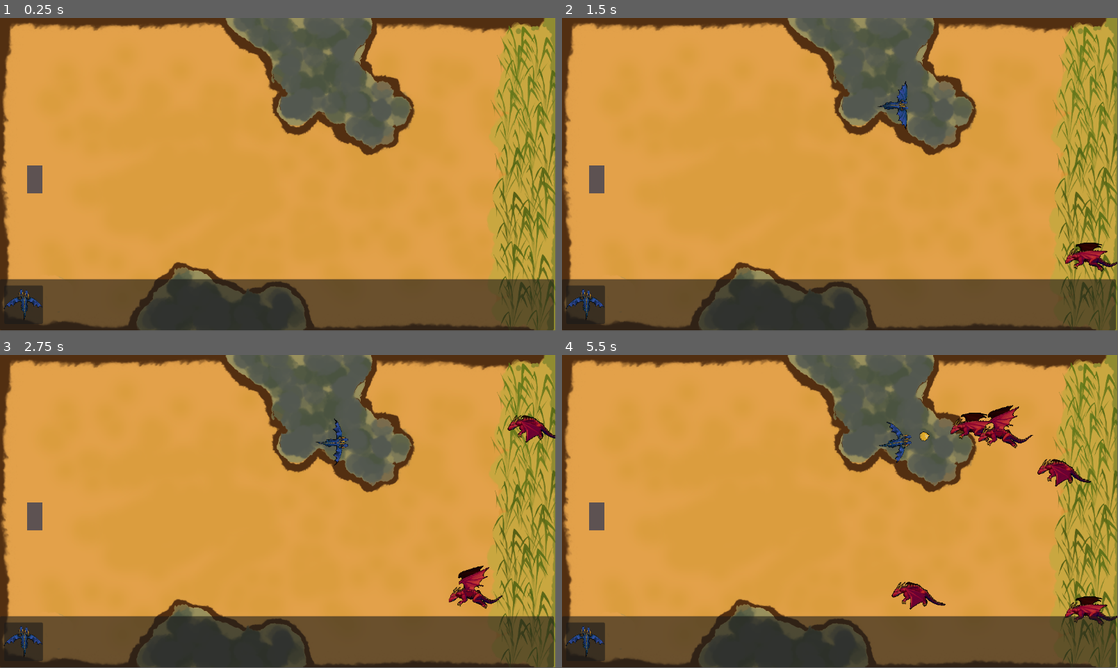
Above: before the commit, frames 1-4 (two rows, left to right).
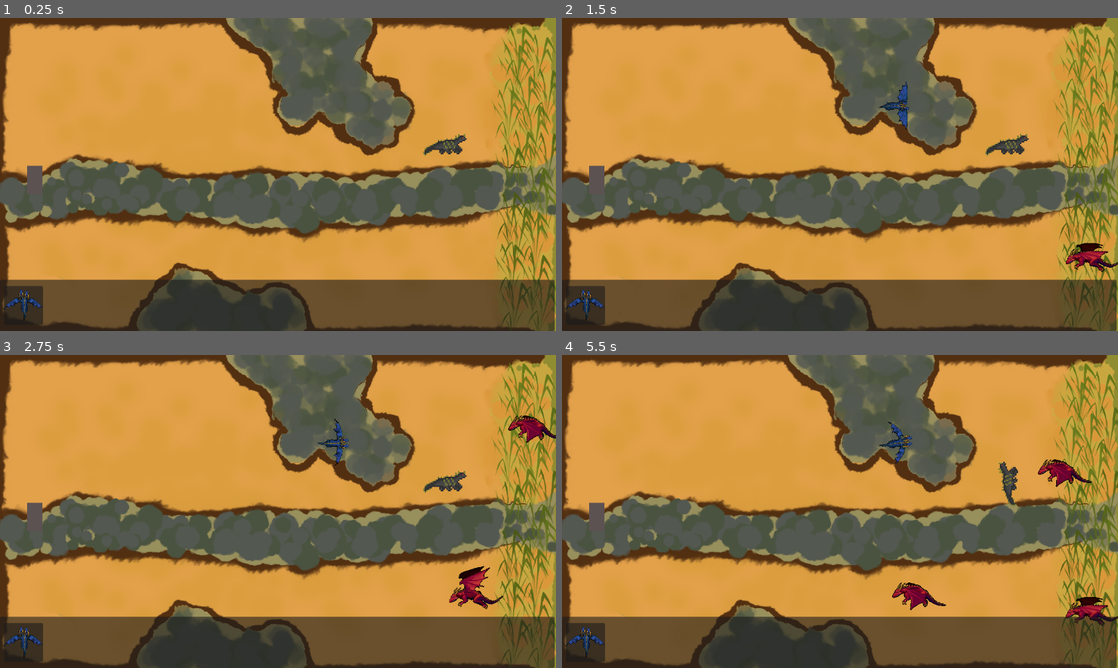
Above: after the commit, the same moments.

Repository: Adam-git655/GMTKGAMEJAM
Game: Godot game, scene res://main.tscn
The game is run twice, just before and just after one commit, with the same random seed, the same clock (stepped at 60 frames per second) and the same inputs.
Inputs (mouse positions are in pixels of both pictures, inside the frame that each line leads up to):
- Up to frame 1 (0.25 s): no input
- Up to frame 2 (1.5 s): tap Enter at 0.5 s; drag from (584, 305) to (895, 105) at 0.52 s; drag from (728, 190) to (895, 105) at 1.27 s
- Up to frame 3 (2.75 s): move the mouse to (333, 442) at 2.02 s; click (333, 442) at 2.17 s
- Up to frame 4 (5.5 s): drag from (812, 574) to (673, 464) at 2.77 s; move the mouse to (1006, 558) at 3.52 s; click (1006, 558) at 3.67 s; drag from (673, 464) to (895, 442) at 4.27 s; move the mouse to (867, 511) at 5.02 s; click (867, 511) at 5.17 s
The window is 799x449 before the commit and 800x450 after it. Grey fills any space a smaller window leaves; there, only what the larger window draws over its background counts as a difference.

The runs differ from the first frame. In frame 1, 22% of the frame differs, in the area x 0-100%, y 0-100%; in frame 2, 22%; in frame 3, 23%; in frame 4, 24%.

Commit message:
Changed Background again and added komoo dragon to the game which slashes at enemies

Diff:
--- a/blue_dragon_scale.tscn
+++ b/blue_dragon_scale.tscn
@@ -1,7 +1,7 @@
 [gd_scene load_steps=5 format=3 uid="uid://io78lkc7lsdi"]
 
 [ext_resource type="Script" path="res://blue_dragon_scale.gd" id="1_hihth"]
-[ext_resource type="Texture2D" uid="uid://bnux0463yu0f2" path="res://blue_dragon_scale.png" id="1_v5s86"]
+[ext_resource type="Texture2D" uid="uid://bnux0463yu0f2" path="res://flying_dragon-1.1/blue_dragon_scale.png" id="2_okfjm"]
 
 [sub_resource type="RectangleShape2D" id="RectangleShape2D_h3lsq"]
 
@@ -13,7 +13,7 @@
 
 [node name="BlueDragonScale" type="Sprite2D" parent="."]
 rotation = -1.5708
-texture = ExtResource("1_v5s86")
+texture = ExtResource("2_okfjm")
 
 [node name="CollisionShape2D" type="CollisionShape2D" parent="."]
 shape = SubResource("RectangleShape2D_h3lsq")
--- /dev/null
+++ b/komodo_dragon_tower.gd
@@ -0,0 +1,64 @@
+extends StaticBody2D
+
+var scale_damage = 15
+var currTargets = []
+var curr = null
+
+func _ready() -> void:
+	$Hitbox/CollisionShape2D.disabled = true
+	$AnimatedSprite2D.play("Idle")
+
+func _process(delta: float) -> void:
+
+	if is_instance_valid(curr):
+		if $SlashAttackTimer.is_stopped():
+			$SlashAttackTimer.start()
+	else:
+		$AnimatedSprite2D.stop()
+		if !$SlashAttackTimer.is_stopped():
+			$SlashAttackTimer.stop()
+
+func slash_attack():
+	self.look_at(curr.global_position)
+	$AnimatedSprite2D.play("FurySlash")
+	$Hitbox/CollisionShape2D.disabled = false
+
+func _on_slash_attack_timer_timeout() -> void:
+	slash_attack()
+
+func _on_area_2d_body_entered(body: Node2D) -> void:
+	if body.is_in_group("red_dragons"):
+		check_overlaps()
+
+func check_overlaps():
+	var TempArray = []
+	currTargets = get_node("Area2D").get_overlapping_bodies()
+
+	for i in currTargets:
+		if i.is_in_group("red_dragons"):
+			TempArray.append(i)
+
+	var currTarget = null
+
+	for i in TempArray:
+		if currTarget == null:
+			currTarget = i
+		else:
+			if i.position.x < currTarget.position.x:
+				currTarget = i
+
+	curr = currTarget
+
+func _on_area_2d_body_exited(body: Node2D) -> void:
+	check_overlaps()
+
+
+func _on_animated_sprite_2d_animation_finished() -> void:
+	$Hitbox/CollisionShape2D.disabled = true
+
+
+func _on_hitbox_body_entered(body: Node2D) -> void:
+	if body.is_in_group("red_dragons"):
+		await get_tree().create_timer(0.3).timeout
+		body.health -= scale_damage
+		$Hitbox/CollisionShape2D.disabled = true
--- /dev/null
+++ b/komodo_dragon_tower.tscn
@@ -0,0 +1,156 @@
+[gd_scene load_steps=20 format=3 uid="uid://dblklnm0hpdve"]
+
+[ext_resource type="Texture2D" uid="uid://bah5w8w5joxbs" path="res://komodo-dragon/komodo-dragon-slash.png" id="1_2lrrf"]
+[ext_resource type="Script" path="res://komodo_dragon_tower.gd" id="1_p8vh7"]
+
+[sub_resource type="AtlasTexture" id="AtlasTexture_soi7o"]
+atlas = ExtResource("1_2lrrf")
+region = Rect2(0, 0, 64, 32)
+
+[sub_resource type="AtlasTexture" id="AtlasTexture_rfs25"]
+atlas = ExtResource("1_2lrrf")
+region = Rect2(64, 0, 64, 32)
+
+[sub_resource type="AtlasTexture" id="AtlasTexture_mr35f"]
+atlas = ExtResource("1_2lrrf")
+region = Rect2(128, 0, 64, 32)
+
+[sub_resource type="AtlasTexture" id="AtlasTexture_2txuh"]
+atlas = ExtResource("1_2lrrf")
+region = Rect2(192, 0, 64, 32)
+
+[sub_resource type="AtlasTexture" id="AtlasTexture_v60fl"]
+atlas = ExtResource("1_2lrrf")
+region = Rect2(256, 0, 64, 32)
+
+[sub_resource type="AtlasTexture" id="AtlasTexture_sgo0n"]
+atlas = ExtResource("1_2lrrf")
+region = Rect2(320, 0, 64, 32)
+
+[sub_resource type="AtlasTexture" id="AtlasTexture_3n6vs"]
+atlas = ExtResource("1_2lrrf")
+region = Rect2(384, 0, 64, 32)
+
+[sub_resource type="AtlasTexture" id="AtlasTexture_idof4"]
+atlas = ExtResource("1_2lrrf")
+region = Rect2(448, 0, 64, 32)
+
+[sub_resource type="AtlasTexture" id="AtlasTexture_sv5bj"]
+atlas = ExtResource("1_2lrrf")
+region = Rect2(512, 0, 64, 32)
+
+[sub_resource type="AtlasTexture" id="AtlasTexture_5231l"]
+atlas = ExtResource("1_2lrrf")
+region = Rect2(576, 0, 64, 32)
+
+[sub_resource type="AtlasTexture" id="AtlasTexture_d62x0"]
+atlas = ExtResource("1_2lrrf")
+region = Rect2(640, 0, 64, 32)
+
+[sub_resource type="AtlasTexture" id="AtlasTexture_6svje"]
+atlas = ExtResource("1_2lrrf")
+region = Rect2(704, 0, 64, 32)
+
+[sub_resource type="AtlasTexture" id="AtlasTexture_q3o8h"]
+atlas = ExtResource("1_2lrrf")
+region = Rect2(768, 0, 64, 32)
+
+[sub_resource type="SpriteFrames" id="SpriteFrames_mhq0c"]
+animations = [{
+"frames": [{
+"duration": 1.0,
+"texture": SubResource("AtlasTexture_soi7o")
+}, {
+"duration": 1.0,
+"texture": SubResource("AtlasTexture_rfs25")
+}, {
+"duration": 1.0,
+"texture": SubResource("AtlasTexture_mr35f")
+}, {
+"duration": 1.0,
+"texture": SubResource("AtlasTexture_2txuh")
+}, {
+"duration": 1.0,
+"texture": SubResource("AtlasTexture_v60fl")
+}, {
+"duration": 1.0,
+"texture": SubResource("AtlasTexture_sgo0n")
+}, {
+"duration": 1.0,
+"texture": SubResource("AtlasTexture_3n6vs")
+}, {
+"duration": 1.0,
+"texture": SubResource("AtlasTexture_idof4")
+}, {
+"duration": 1.0,
+"texture": SubResource("AtlasTexture_sv5bj")
+}, {
+"duration": 1.0,
+"texture": SubResource("AtlasTexture_5231l")
+}, {
+"duration": 1.0,
+"texture": SubResource("AtlasTexture_d62x0")
+}, {
+"duration": 1.0,
+"texture": SubResource("AtlasTexture_6svje")
+}, {
+"duration": 1.0,
+"texture": SubResource("AtlasTexture_q3o8h")
+}, {
+"duration": 1.0,
+"texture": SubResource("AtlasTexture_soi7o")
+}],
+"loop": false,
+"name": &"FurySlash",
+"speed": 40.0
+}, {
+"frames": [],
+"loop": true,
+"name": &"Idle",
+"speed": 5.0
+}]
+
+[sub_resource type="RectangleShape2D" id="RectangleShape2D_o4m5c"]
+size = Vector2(23, 13)
+
+[sub_resource type="CircleShape2D" id="CircleShape2D_4rwax"]
+radius = 32.3351
+
+[sub_resource type="CapsuleShape2D" id="CapsuleShape2D_4lamy"]
+radius = 9.33333
+height = 28.6667
+
+[node name="KomodoDragonTower" type="StaticBody2D"]
+z_index = 1
+scale = Vector2(3, 3)
+script = ExtResource("1_p8vh7")
+
+[node name="AnimatedSprite2D" type="AnimatedSprite2D" parent="."]
+position = Vector2(15, 0)
+sprite_frames = SubResource("SpriteFrames_mhq0c")
+animation = &"FurySlash"
+frame = 13
+frame_progress = 1.0
+
+[node name="CollisionShape2D" type="CollisionShape2D" parent="."]
+shape = SubResource("RectangleShape2D_o4m5c")
+
+[node name="Area2D" type="Area2D" parent="."]
+
+[node name="CollisionShape2D" type="CollisionShape2D" parent="Area2D"]
+shape = SubResource("CircleShape2D_4rwax")
+
+[node name="SlashAttackTimer" type="Timer" parent="."]
+one_shot = true
+
+[node name="Hitbox" type="Area2D" parent="."]
+
+[node name="CollisionShape2D" type="CollisionShape2D" parent="Hitbox"]
+position = Vector2(23.3333, -2)
+shape = SubResource("CapsuleShape2D_4lamy")
+
+[connection signal="animation_finished" from="AnimatedSprite2D" to="." method="_on_animated_sprite_2d_animation_finished"]
+[connection signal="body_entered" from="Area2D" to="." method="_on_area_2d_body_entered"]
+[connection signal="body_exited" from="Area2D" to="." method="_on_area_2d_body_exited"]
+[connection signal="timeout" from="SlashAttackTimer" to="." method="_on_slash_attack_timer_timeout"]
+[connection signal="body_entered" from="Hitbox" to="." method="_on_hitbox_body_entered"]
--- a/main.tscn
+++ b/main.tscn
@@ -1,9 +1,10 @@
-[gd_scene load_steps=6 format=3 uid="uid://dobnq6a7tfhrc"]
+[gd_scene load_steps=7 format=3 uid="uid://dobnq6a7tfhrc"]
 
 [ext_resource type="PackedScene" uid="uid://djorglcqkct68" path="res://enemy_spawner.tscn" id="1_ccbbl"]
 [ext_resource type="Script" path="res://main.gd" id="1_uoen1"]
-[ext_resource type="Texture2D" uid="uid://b1x6agcdj1a30" path="res://GMTK game background.png" id="2_d6fpn"]
+[ext_resource type="Texture2D" uid="uid://cktvblc2ow78q" path="res://GMTK game background (1).png" id="2_lqkcm"]
 [ext_resource type="PackedScene" uid="uid://34sqg2qpy6j3" path="res://dragons_lair.tscn" id="3_sl7a0"]
+[ext_resource type="PackedScene" uid="uid://dblklnm0hpdve" path="res://komodo_dragon_tower.tscn" id="5_50m2m"]
 [ext_resource type="PackedScene" uid="uid://d4jtw0jd8jiei" path="res://ui.tscn" id="5_hadpl"]
 
 [node name="Main" type="Node2D"]
@@ -14,7 +15,7 @@
 offset_right = 1153.0
 offset_bottom = 650.0
 size_flags_vertical = 0
-texture = ExtResource("2_d6fpn")
+texture = ExtResource("2_lqkcm")
 
 [node name="EnemySpawner" parent="." instance=ExtResource("1_ccbbl")]
 
@@ -23,6 +24,9 @@
 
 [node name="Reptiles" type="Node2D" parent="."]
 
+[node name="KomodoDragonTower" parent="Reptiles" instance=ExtResource("5_50m2m")]
+position = Vector2(925, 264)
+
 [node name="Enemies" type="Node" parent="."]
 
 [node name="UI" parent="." instance=ExtResource("5_hadpl")]
--- a/project.godot
+++ b/project.godot
@@ -19,6 +19,11 @@
 
 Main="*res://main.gd"
 
+[display]
+
+window/stretch/mode="viewport"
+window/stretch/aspect="ignore"
+
 [rendering]
 
 textures/canvas_textures/default_texture_filter=0
Binary file added: GMTK game background (1).png
Not shown, added: GMTK game background (1).png.import
Renamed: blue_dragon_scale.png -> flying_dragon-1.1/blue_dragon_scale.png
Not shown, changed: flying_dragon-1.1/blue_dragon_scale.png.import
Binary file added: komodo-dragon/komodo-dragon-slash.png
Not shown, added: komodo-dragon/komodo-dragon-slash.png.import
Binary file added: komodo-dragon/komodo-dragon.png
Not shown, added: komodo-dragon/komodo-dragon.png.import
